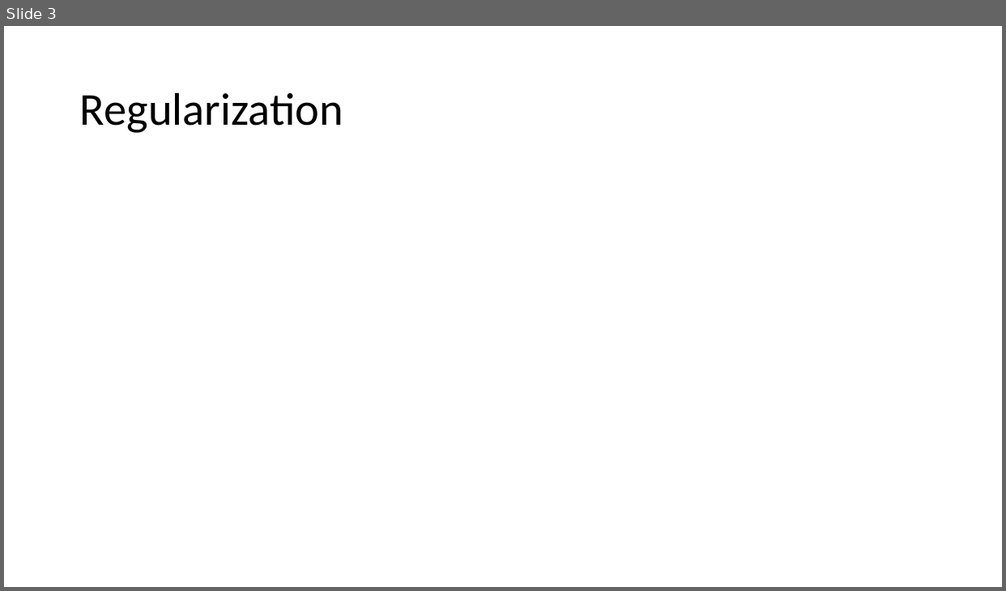
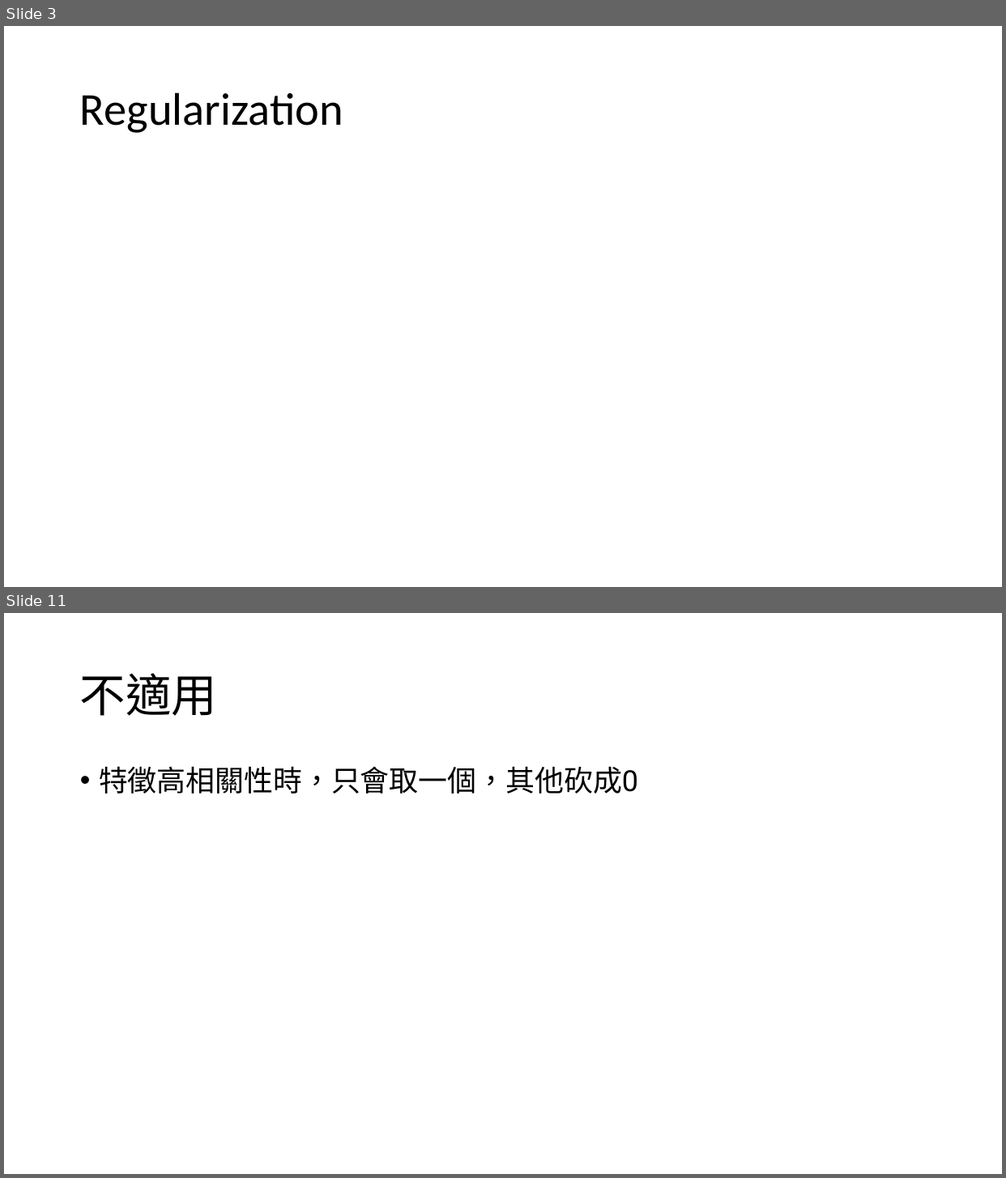
Before and after one commit to borm22244/Lasso, a slide deck: LassoSlides.pptx. Shown one above the other, each under a label of ours: slide 3 before the commit, slides 3 and 11 after it; the slides between them are not shown. The pictures are 1006x591 and 1006x1178 pixels, drawn with LibreOffice and Linux fonts; fonts in the diff are those of the drawing; grey boxes stand for pictures. Boxes give left, top, right and bottom in pixels: in the first picture for what was removed or moved away, otherwise in the second. Text is boxed around its words. In the diff, an @@ line names an element or a change of style, - is before the commit and + after.

```diff
--- a/LassoSlides.pptx
+++ b/LassoSlides.pptx
@@ slide 11 added at (4,613,1002,1174), background #FFFFFF @@
@@ title added at (80,673,217,716), 44 pt, text #000000 @@
+不適用
@@ text added at (99,766,638,794), 28 pt, text #000000 @@
+• 特徵高相關性時，只會取一個，其他砍成0
```
Also in this commit, not shown: 1 slide changed, 6 other slides added, 9 other files.
